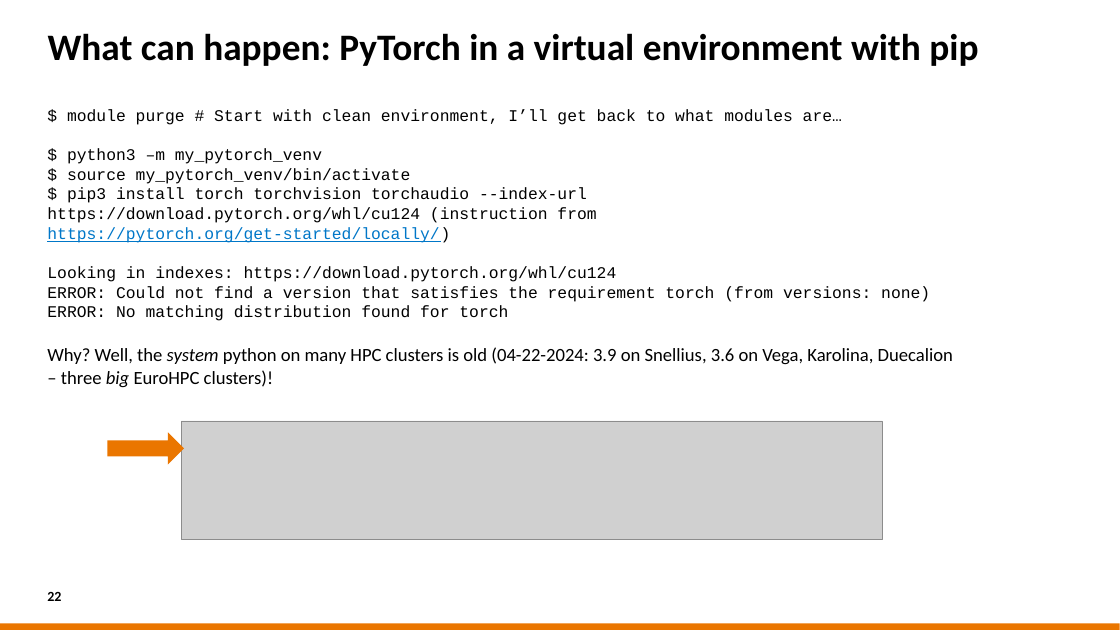
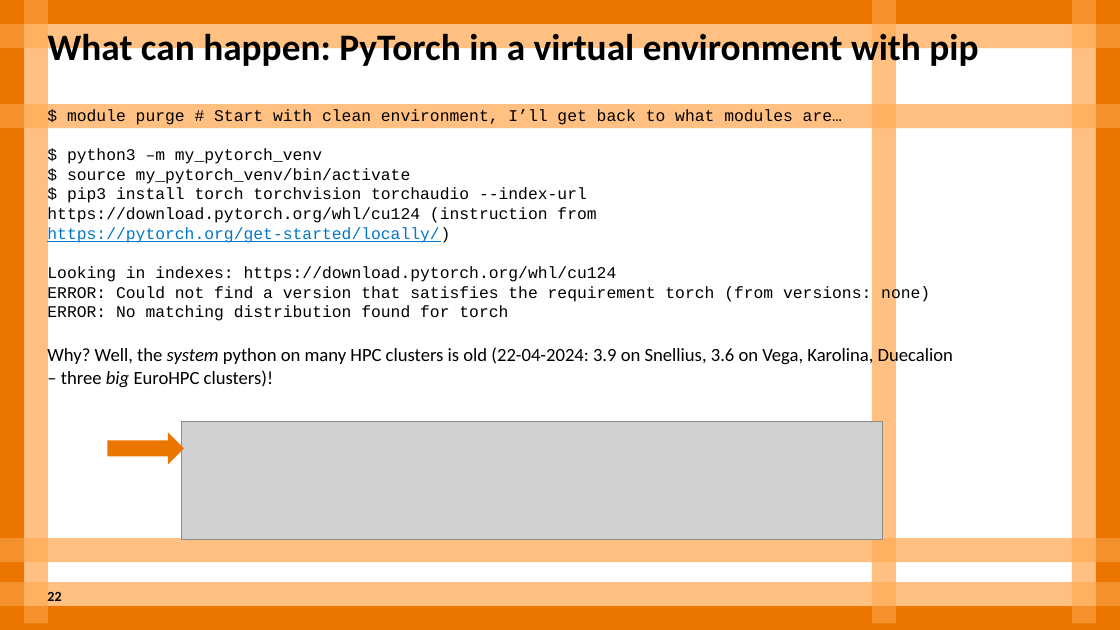
Before and after one commit to sara-nl/HPML-course-materials, a slide deck: slide 22 of Day2/slides/Software_installations_on_HPC_systems.pptx. Drawn at 1120x630 pixels with LibreOffice and Linux fonts; fonts in the diff are those of the drawing; grey boxes stand for pictures; background and template pictures are left out. Boxes give left, top, right and bottom in pixels: in the first picture for what was removed or moved away, otherwise in the second. Text is boxed around its words. In the diff, an @@ line names an element or a change of style, - is before the commit and + after.

```diff
--- a/Day2/slides/Software_installations_on_HPC_systems.pptx
+++ b/Day2/slides/Software_installations_on_HPC_systems.pptx
@@ text at <box>47,346,953,387</box>: text changed @@
-Why? Well, the system python on many HPC clusters is old (04-22-2024: 3.9 on Snellius, 3.6 on Vega, Karolina, Duecalion – three big EuroHPC clusters)!
+Why? Well, the system python on many HPC clusters is old (22-04-2024: 3.9 on Snellius, 3.6 on Vega, Karolina, Duecalion – three big EuroHPC clusters)!
@@ group added at <box>0,0,1120,630</box>: 7 rectangles @@
@@ group added at <box>0,0,1120,630</box>: 11 rectangles @@
@@ group added at <box>0,0,1120,630</box>: 4 rectangles @@
```
Also in this commit, not shown: 45 other slides changed, 1 slide added, 1 slide removed.
